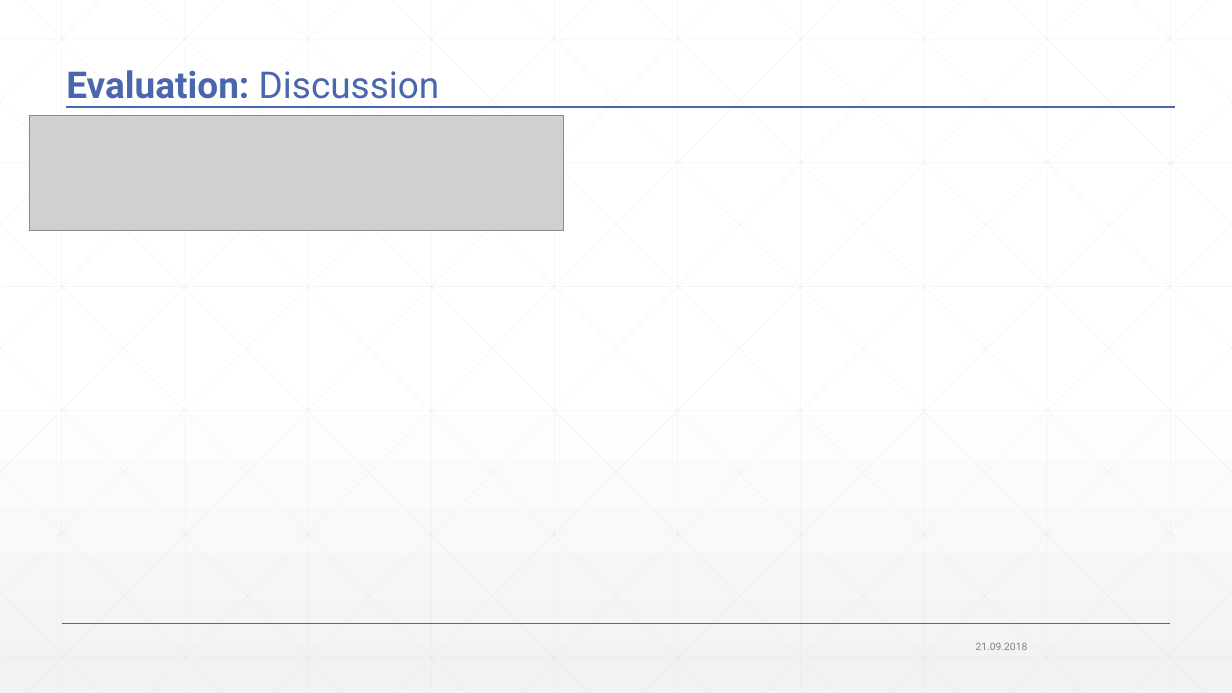
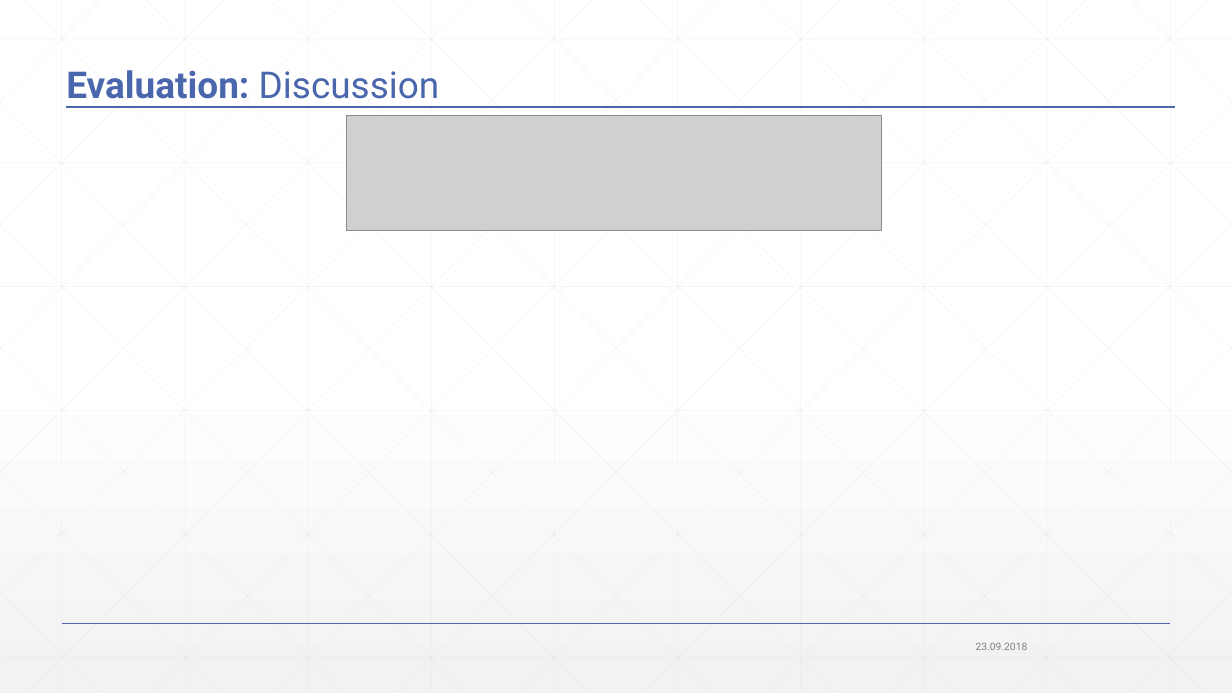
Before and after one commit to JonasWerner/BachelorThesis, a slide deck: slide 80 of Presentation/pdr_presentation_v2.pptx (slide 79 before the commit). Drawn at 1232x693 pixels with LibreOffice and Linux fonts; fonts in the diff are those of the drawing; grey boxes stand for pictures. Boxes give left, top, right and bottom in pixels: in the first picture for what was removed or moved away, otherwise in the second. Text is boxed around its words. In the diff, an @@ line names an element or a change of style, - is before the commit and + after.

Commit message:
Added Evaluation Discussion

```diff
--- a/Presentation/pdr_presentation_v2.pptx
+++ b/Presentation/pdr_presentation_v2.pptx
@@ picture: place and size @@
-picture at box(29, 116, 564, 231)
+picture at box(347, 116, 882, 231)
@@ text at box(976, 643, 1028, 650): text changed @@
-21.09.2018
+23.09.2018
```
Also in this commit, not shown: 80 other slides changed, 2 slides added, 1 other file.
